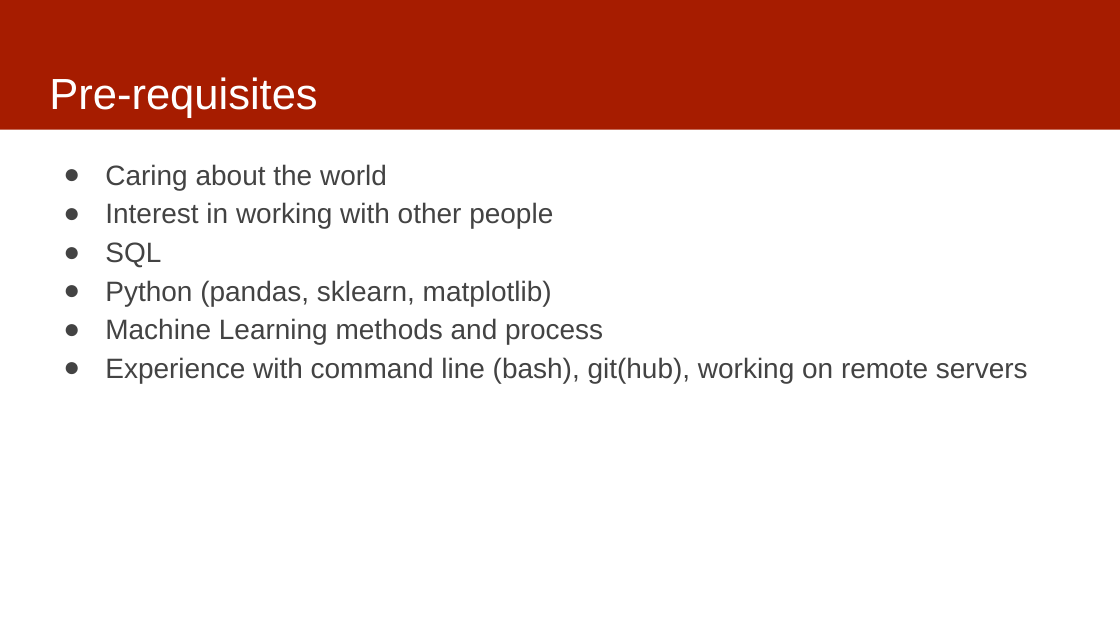
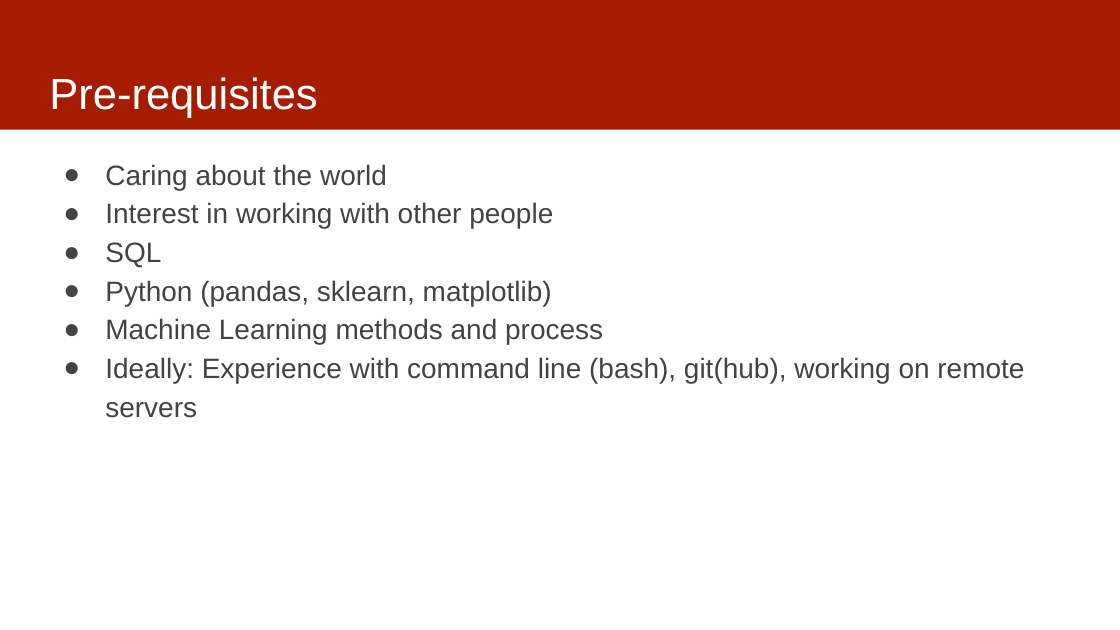
Before and after one commit to dssg/mlforpublicpolicylab, a slide deck: slide 3 of Lectures/01-ClassOverview.pptx. Drawn at 1120x630 pixels with LibreOffice and Linux fonts; fonts in the diff are those of the drawing. Boxes give left, top, right and bottom in pixels: in the first picture for what was removed or moved away, otherwise in the second. Text is boxed around its words. In the diff, an @@ line names an element or a change of style, - is before the commit and + after.

```diff
--- a/Lectures/01-ClassOverview.pptx
+++ b/Lectures/01-ClassOverview.pptx
@@ text at (105, 357, 1024, 418): text changed @@
-● Experience with command line (bash), git(hub), working on remote servers
+● Ideally: Experience with command line (bash), git(hub), working on remote servers
```
Also in this commit, not shown: 4 other slides changed, 2 other files.
